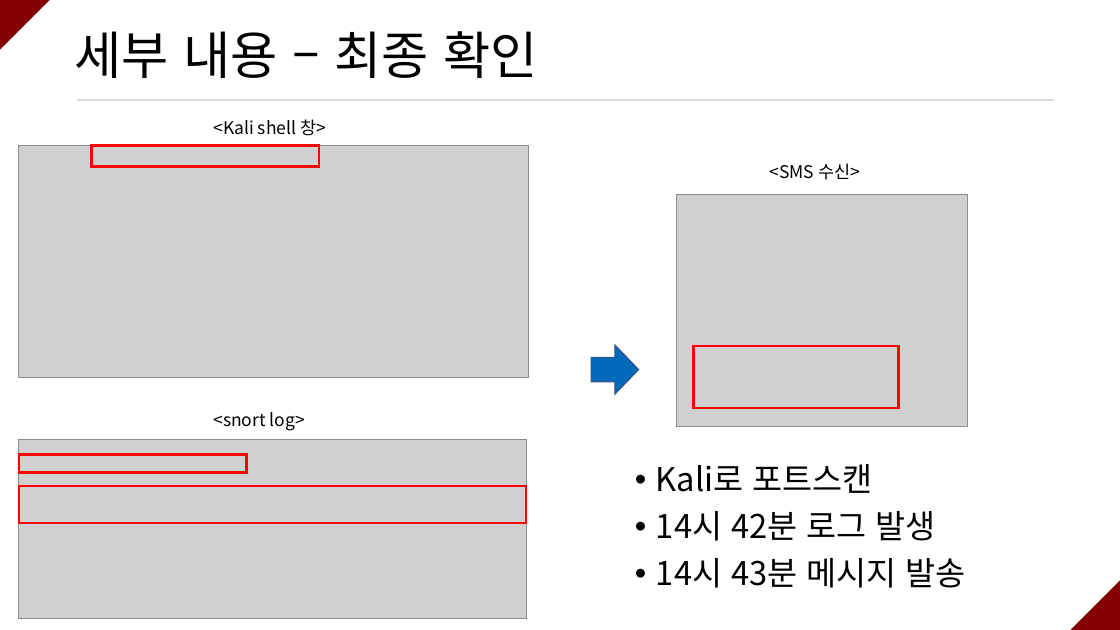
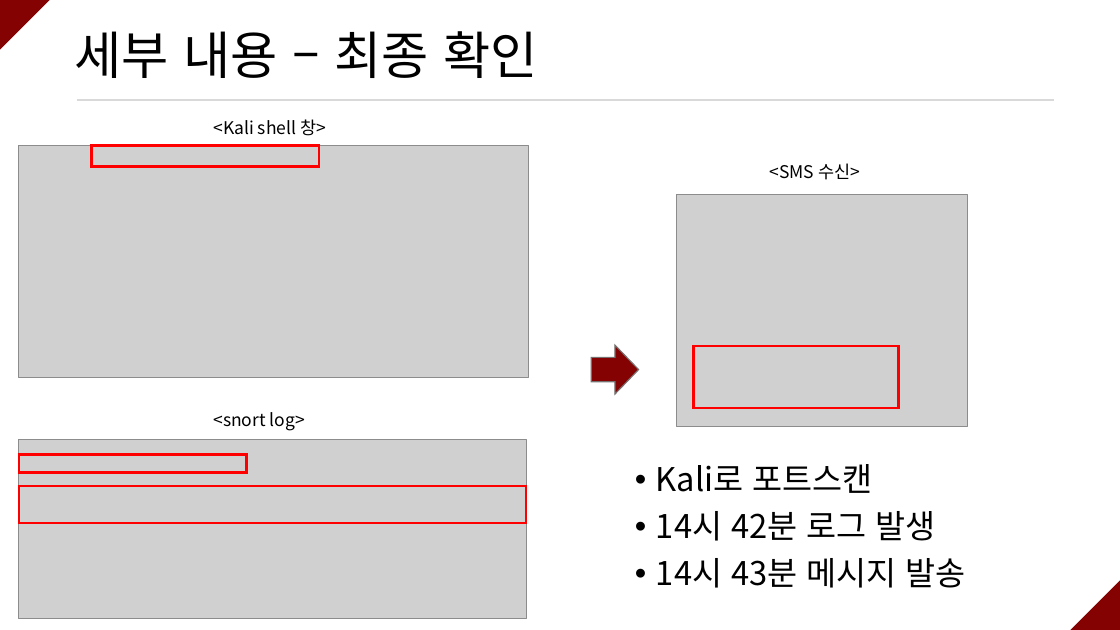
Before and after one commit to ramieeee/self_learning, a slide deck: slide 15 of semi_projects/보안탐지 및 SMS 알람/연람희_보안탐지 및 SMS 알람.pptx (slide 14 before the commit). Drawn at 1120x630 pixels with LibreOffice and Linux fonts; fonts in the diff are those of the drawing; grey boxes stand for pictures. Boxes give left, top, right and bottom in pixels: in the first picture for what was removed or moved away, otherwise in the second. Text is boxed around its words. In the diff, an @@ line names an element or a change of style, - is before the commit and + after.

```diff
--- a/semi_projects/보안탐지 및 SMS 알람/연람희_보안탐지 및 SMS 알람.pptx
+++ b/semi_projects/보안탐지 및 SMS 알람/연람희_보안탐지 및 SMS 알람.pptx
@@ down arrow at bbox=[592, 345, 639, 394]: fill #0069B8 to #840202; outline #325491 1 pt to #767171 1 pt @@
```
Also in this commit, not shown: 8 other slides changed, 1 slide added.
